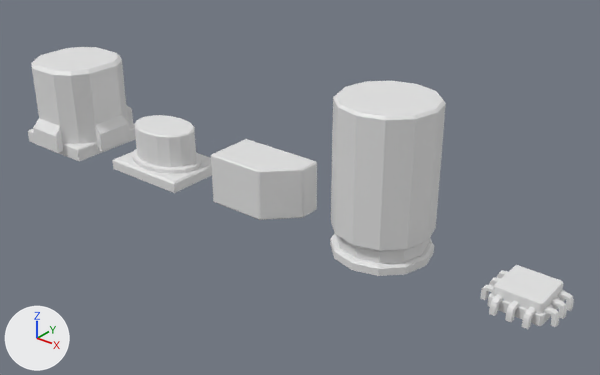
Before and after pictures for a commit that changed the Blender file Models/World Objects.blend.
One viewpoint serves both versions: a 50 mm lens placed at (7.53, -11.94, 8.01), pointed at (-2.21, 0.23, 0.47). The axes (+X, +Y, +Z) are drawn at lower left. The lights are the same throughout.

Names of what the first picture shows: 'Object 1.col', 'Object 2col', 'Object 3col', 'Object 4col', 'Object 5.col'.
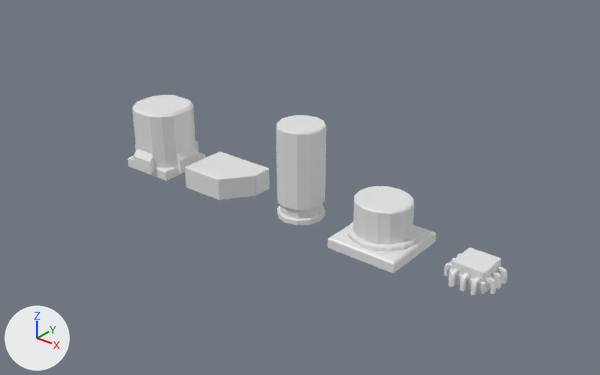
Where the newer file only moved an object's origin or applied its transform, the numbers keep the older frame.

Location of each change, (x1, y1, x2, y2) in pixels of the pictures (600 x 375 px):
'Object 4col', deleted: before (330, 81, 446, 276)
'Object 1.col', mesh rescaled, moved (28% narrower, 24% shorter): before (28, 47, 136, 161); after (128, 95, 206, 181)
'Object 3col', deleted: before (211, 139, 317, 220)
'Object 2.col', added: after (328, 186, 436, 273)
'Object 5.col', mesh rescaled (33% narrower, 25% shorter): before (480, 265, 574, 329); after (444, 248, 507, 296)
'Object 4.col', added: after (276, 115, 326, 225)
'Object 2col', deleted: before (113, 115, 212, 193)
'Object 3.col', added: after (185, 152, 270, 200)

Edits to the bpy script that builds the scene:
```text
Change me_cube_003:
    where me_cube_003.from_pydata(...)  # 140 vertices, 123 faces; spans x -1.19..1.19, y -1.19..1.19, z -0.13..2.0
    used by ob_object_1_col; location = (-9.0, 0.0, 0.0)
    me_cube_003 part 1: the whole mesh is scaled about its middle by (0.633, 0.633, 0.706), then moved by (0.0, 0.0, -0.18)
Change me_cube_001:
    where me_cube_001.from_pydata(...)  # 480 vertices, 426 faces; spans x -1.4..1.4, y -1.4..1.4, z -0.1..0.3
    used by ob_object_5_col; location = (3.0, 0.0, 0.0); scale = (0.5, 0.5, 1.0)
    me_cube_001 part 2: the whole mesh is scaled about its middle by (0.715, 0.715, 1), then moved by (-2.0, 0.0, 0.1)
Add me_cylinder_1:
    me_cylinder_1.from_pydata(...)  # 108 vertices, 98 faces; spans x -0.5..0.5, y -0.5..0.5, z 0.01..2.01
Add me_cube_008_1:
    me_cube_008_1.from_pydata(...)  # 108 vertices, 92 faces; spans x -0.75..0.75, y -0.75..0.75, z -0.01..0.99
Add me_cube_1:
    me_cube_1.from_pydata(...)  # 30 vertices, 32 faces; spans x -0.8..0.7, y -0.58..0.55, z -0.01..0.49
    me_cube_1.materials.append(mat_material)  # white #e7e7e7
Remove ob_object_3col:
    ob_object_3col = bpy.data.objects.new('Object 3col', me_cube)
    ob_object_3col.location = (-3.0, 0.0, 0.44)
    ob_object_3col.scale = (0.566, 0.566, 0.566)
Change ob_object_1_col:
    ob_object_1_col.location: (-9.0, 0.0, 0.0) -> (-6.0, 0.0, 0.0)
Remove ob_object_2col:
    ob_object_2col = bpy.data.objects.new('Object 2col', me_cube_008)
    ob_object_2col.location = (-6.0, 0.0, 0.0)
Remove ob_object_4col:
    ob_object_4col = bpy.data.objects.new('Object 4col', me_cylinder)
    ob_object_4col.location = (0.0, 0.0, 0.4)
Add ob_object_4_col:
    ob_object_4_col = bpy.data.objects.new('Object 4.col', me_cylinder_1)
    ob_object_4_col.location = (-2.0, 0.0, 0.0)
Add ob_object_2_col:
    ob_object_2_col = bpy.data.objects.new('Object 2.col', me_cube_008_1)
    ob_object_2_col.location = (0.0, 0.0, 0.0)
Add ob_object_3_col:
    ob_object_3_col = bpy.data.objects.new('Object 3.col', me_cube_1)
    ob_object_3_col.location = (-4.0, 0.0, 0.0)
```
